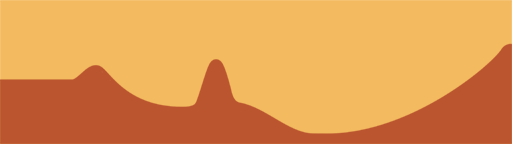
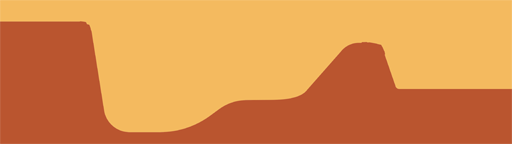
Layer changes from the first (512, 144) image to the second:
removed group "Minimap" (2 layers) over [0, 0, 512, 144]
removed layer "Relleno de color 1" from group "Minimap" over [0, 43, 512, 144]
renamed "Capa 2" to "Minimapa", moved it out of group "Minimap", painted on it over [0, 0, 512, 144]
